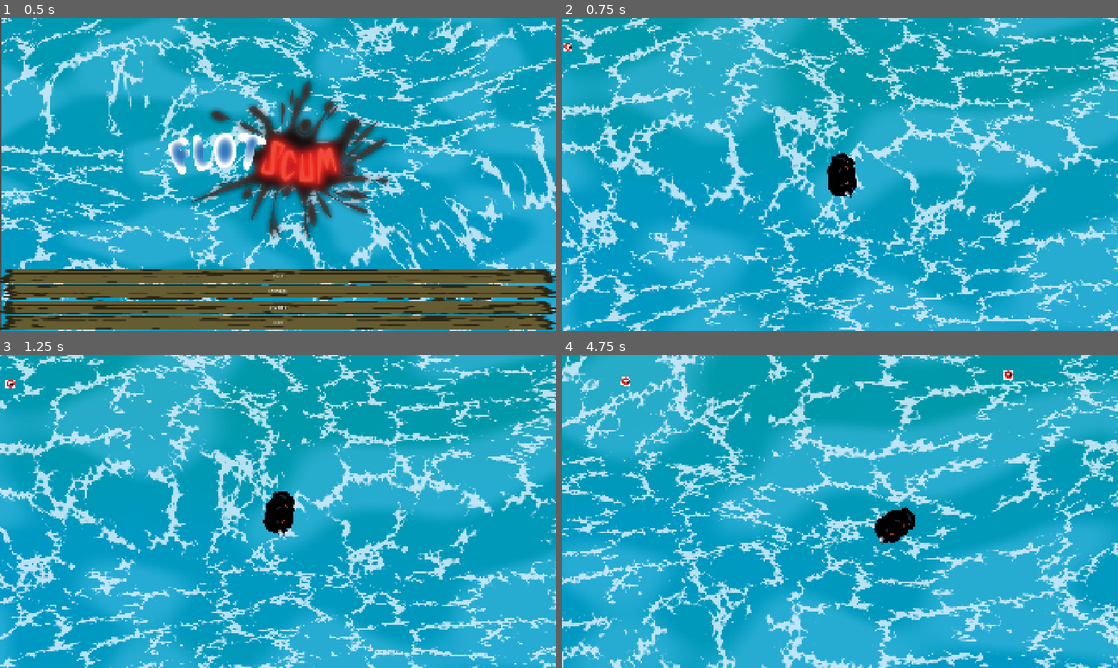
Above: before the commit, frames 1-4 (two rows, left to right).
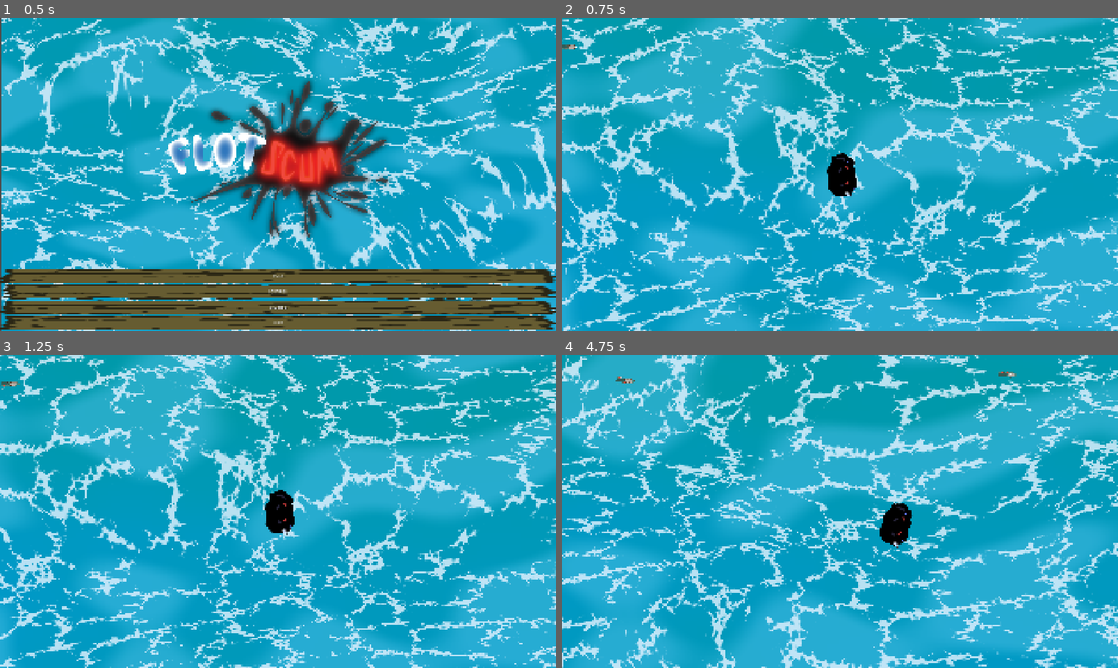
Above: after the commit, the same moments.

Repository: Of-Machines-and-Men/flotscum
Game: Godot game, scene res://scenes/levels/UI/main_menu.tscn
Same seed, same stepped clock (60 frames per second), same inputs: the game is played once before the commit and once after it.
Inputs (mouse positions are in pixels of both pictures, inside the frame that each line leads up to):
- Up to frame 1 (0.5 s): no input
- Up to frame 2 (0.75 s): click "PLAY" at 0.5 s
- Up to frame 3 (1.25 s): no input
- Up to frame 4 (4.75 s): move the mouse to (962, 495) at 1.27 s; hold D (moveright) 1.28-2.03 s; move the mouse to (728, 527) at 2.02 s; hold S (movedown) 2.03-2.78 s; move the mouse to (895, 442) at 2.77 s; hold D (moveright) 2.78-3.53 s; move the mouse to (812, 574) at 3.52 s; hold W (moveup) 3.53-4.28 s; move the mouse to (1006, 558) at 4.27 s; hold A (moveleft) from 4.28 s (still down)

Frame 1 is identical in both runs. In frame 2, 0.2% of the frame differs, in the area x 0-100%, y 0-97%; in frame 3, 2.1%; in frame 4, 12%, in the area x 0-100%, y 0-100%.

Commit message:
Adjusted hitboxes

Diff:
--- a/scenes/entities/enemy/rammer/rammer.tscn
+++ b/scenes/entities/enemy/rammer/rammer.tscn
@@ -1,11 +1,11 @@
 [gd_scene format=3 uid="uid://dd3ahydw2vtl5"]
 
 [ext_resource type="Script" uid="uid://c5xal78iqog4n" path="res://scenes/entities/enemy/rammer/rammer.gd" id="1_k3n7j"]
-[ext_resource type="Texture2D" uid="uid://d4mpv5ql3gcvk" path="res://assets/placeholders/collectible_bad.png" id="2_0nyfv"]
 [ext_resource type="Script" uid="uid://d3fo5tn0n6ld" path="res://scripts/gameplay/abilities/ability.gd" id="2_4ju6u"]
 [ext_resource type="Script" uid="uid://dyw2kaedstcm3" path="res://scripts/gameplay/abilities/flee/flee_ability.gd" id="3_2m1kf"]
 [ext_resource type="Script" uid="uid://dqfu66lggac2x" path="res://scripts/gameplay/abilities/ram/ram_ability.gd" id="4_xw88a"]
 [ext_resource type="Script" uid="uid://bjfgy0dqul657" path="res://scripts/gameplay/abilities/wander/wander_ability.gd" id="5_nasbk"]
+[ext_resource type="Texture2D" uid="uid://d2ssq57oxdi3a" path="res://assets/entities/enemies/Trawler_Option2x.png" id="6_4ju6u"]
 
 [sub_resource type="Resource" id="Resource_xw88a"]
 script = ExtResource("3_2m1kf")
@@ -21,8 +21,9 @@
 script = ExtResource("5_nasbk")
 metadata/_custom_type_script = "uid://bjfgy0dqul657"
 
-[sub_resource type="CircleShape2D" id="CircleShape2D_1b0dm"]
-radius = 16.0
+[sub_resource type="CapsuleShape2D" id="CapsuleShape2D_4ju6u"]
+radius = 9.0
+height = 68.0
 
 [sub_resource type="CircleShape2D" id="CircleShape2D_k3n7j"]
 radius = 768.0
@@ -44,12 +45,16 @@
 metadata/_custom_type_script = "uid://b80r5gviyuvkm"
 
 [node name="Sprite2D" type="Sprite2D" parent="." unique_id=1627163847]
-texture = ExtResource("2_0nyfv")
+rotation = 1.5707964
+scale = Vector2(0.25, 0.25)
+texture = ExtResource("6_4ju6u")
 
 [node name="CollisionShape2D" type="CollisionShape2D" parent="." unique_id=1521781837]
-shape = SubResource("CircleShape2D_1b0dm")
+rotation = 1.5707964
+shape = SubResource("CapsuleShape2D_4ju6u")
 
 [node name="PerceptionArea" type="Area2D" parent="." unique_id=52149183]
+visible = false
 
 [node name="CollisionShape2D" type="CollisionShape2D" parent="PerceptionArea" unique_id=1502097546]
 shape = SubResource("CircleShape2D_k3n7j")
--- a/scenes/entities/player/player.tscn
+++ b/scenes/entities/player/player.tscn
@@ -8,11 +8,12 @@
 script = ExtResource("2_58kc7")
 metadata/_custom_type_script = "uid://d12eyvoswutn1"
 
-[sub_resource type="CircleShape2D" id="CircleShape2D_1hmtu"]
-radius = 30.0
+[sub_resource type="CapsuleShape2D" id="CapsuleShape2D_58kc7"]
+radius = 45.0
+height = 150.0
 
 [sub_resource type="CircleShape2D" id="CircleShape2D_635qg"]
-radius = 32.0
+radius = 46.0
 
 [node name="Player" type="RigidBody2D" unique_id=1684059445 node_paths=PackedStringArray("entity_sprite", "collider", "impact_zone")]
 linear_damp = 1.0
@@ -33,11 +34,13 @@
 texture = ExtResource("2_635qg")
 
 [node name="CollisionShape2D" type="CollisionShape2D" parent="." unique_id=837677379]
-shape = SubResource("CircleShape2D_1hmtu")
+position = Vector2(5, 1)
+shape = SubResource("CapsuleShape2D_58kc7")
 
 [node name="ImpactZone" type="Area2D" parent="." unique_id=127467250]
 
 [node name="ImpactCollider" type="CollisionShape2D" parent="ImpactZone" unique_id=65333504]
+position = Vector2(5, 0)
 shape = SubResource("CircleShape2D_635qg")
 
 [node name="Camera2D" type="Camera2D" parent="." unique_id=1279723923]
